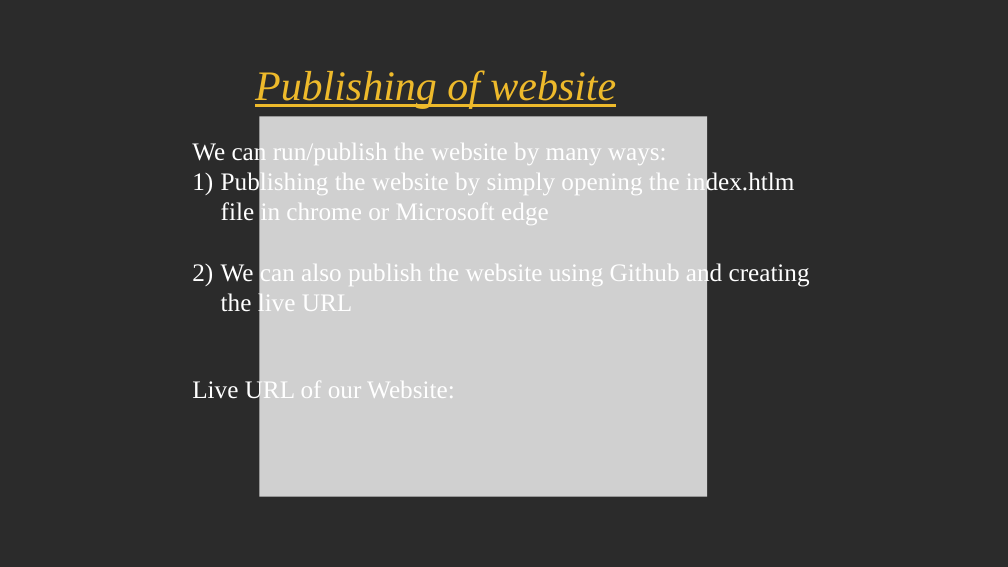
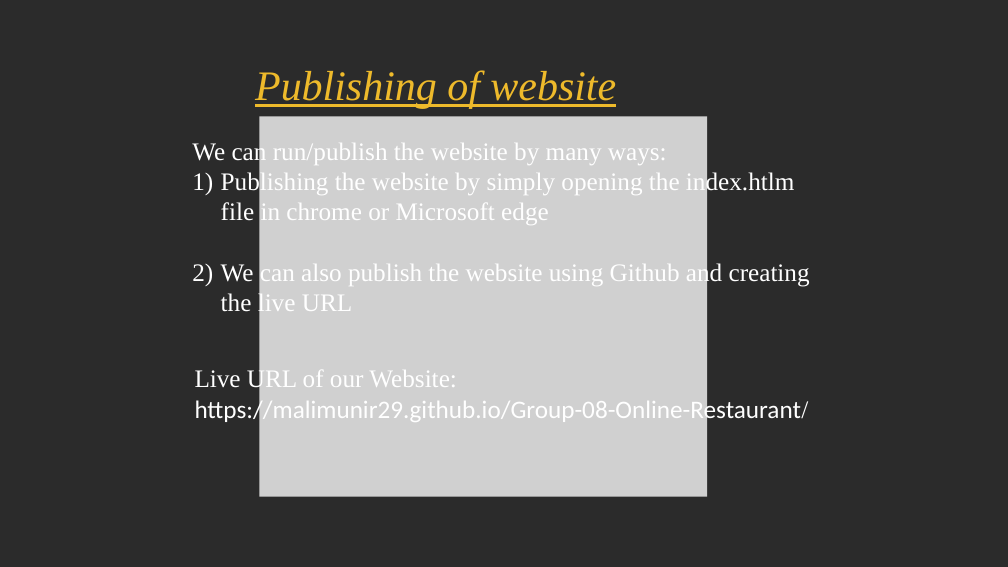
Before and after one commit to malimunir29/Group-08-Online-Restaurant, a slide deck: slide 17 of Online Restaurant.pptx. Drawn at 1008x567 pixels with LibreOffice and Linux fonts; fonts in the diff are those of the drawing; grey boxes stand for pictures; background and template pictures are left out; a plain dark background stands for a picture behind light text. Boxes give left, top, right and bottom in pixels: in the first picture for what was removed or moved away, otherwise in the second. Text is boxed around its words. In the diff, an @@ line names an element or a change of style, - is before the commit and + after.

Commit message:
live url pasted

```diff
--- a/Online Restaurant.pptx
+++ b/Online Restaurant.pptx
@@ text "Live URL of our Website:": place and size @@
-text "Live URL of our Website:" at bbox=[192, 378, 455, 404]
+text "Live URL of our Website:" at bbox=[195, 367, 809, 424]
@@ text at bbox=[195, 397, 809, 424]: paragraph added @@
+https://malimunir29.github.io/Group-08-Online-Restaurant/
```
